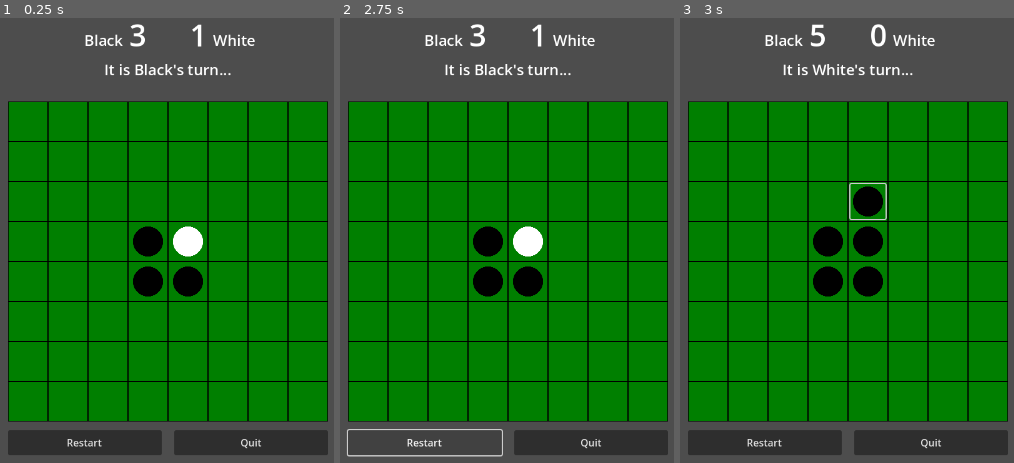
Above: before the commit, frames 1-3 (left to right).
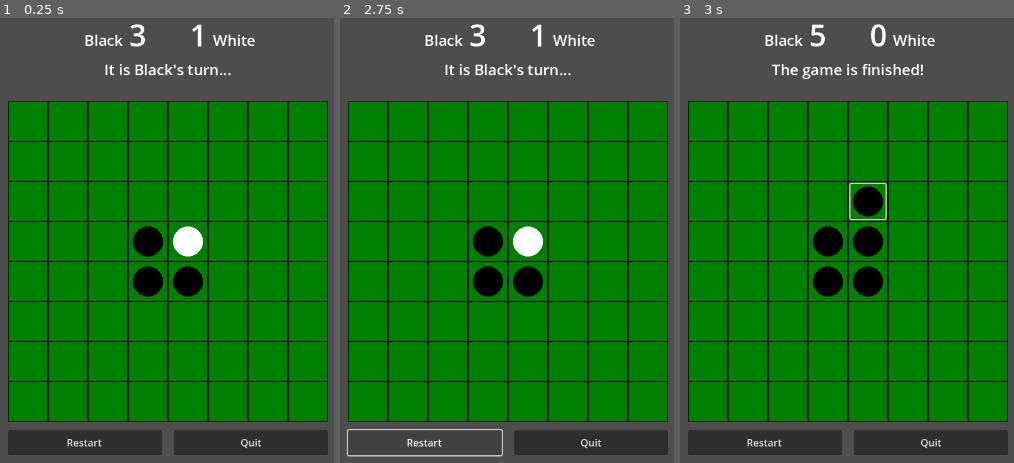
Above: after the commit, the same moments.

Repository: phrasmotica/othello
Game: Godot game, scene res://scenes/game_test.tscn
Same seed, same stepped clock (60 frames per second), same inputs: the game is played once before the commit and once after it. This scene is started directly instead of the project's main scene.
Inputs (mouse positions are in pixels of both pictures, inside the frame that each line leads up to):
- Up to frame 1 (0.25 s): no input
- Up to frame 2 (2.75 s): click "Restart" at 0.5 s; click "Restart" at 1.25 s; click "Restart" at 2 s
- Up to frame 3 (3 s): click (867, 200) at 2.77 s

Frames 1-2 are identical in both runs. In frame 3, 0.6% of the frame differs, in the area x 27-73%, y 10-14%.

Commit message:
Ensure possible plays are computed after the board has performed a set of flips

Diff:
--- a/scripts/board.gd
+++ b/scripts/board.gd
@@ -37,6 +37,7 @@
 
 signal cell_changed(index: int, data: BoardCellData)
 signal state_changed(data: BoardStateData)
+signal flips_finished(indexes: Array[int])
 signal board_reset
 
 func _ready() -> void:
@@ -46,6 +47,7 @@
 
 	if ray_calculator:
 		ray_calculator.requested_flips.connect(board_creator.perform_flips)
+		ray_calculator.requested_flips.connect(flips_finished.emit)
 
 	if score_ui:
 		score_ui.ready.connect(_handle_score_ui_ready)
--- a/scripts/placement_calculator.gd
+++ b/scripts/placement_calculator.gd
@@ -20,6 +20,7 @@
 func _ready() -> void:
 	if board:
 		board.state_changed.connect(_handle_state_changed)
+		board.flips_finished.connect(_handle_flips_finished)
 
 	if turn_tracker:
 		turn_tracker.starting_colour_changed.connect(_handle_starting_colour_changed)
@@ -40,12 +41,21 @@
 func _handle_next_colour_changed(_colour: BoardStateData.CounterType) -> void:
 	refresh()
 
-	var black_play_count := get_plays_for(BoardStateData.CounterType.BLACK)
-	var white_play_count := get_plays_for(BoardStateData.CounterType.WHITE)
+func _handle_flips_finished(_indexes: Array[int]) -> void:
+	compute_plays()
+
+func compute_plays() -> void:
+	for k: int in _board_state.cells_data:
+		var data: BoardCellData = _board_state.cells_data[k]
+		if data.has_counter():
+			print("%d = %d" % [k, data.counter_presence])
+
+	var black_plays := get_plays_for(BoardStateData.CounterType.BLACK)
+	var white_plays := get_plays_for(BoardStateData.CounterType.WHITE)
 
 	computed_plays_available.emit({
-		BoardStateData.CounterType.BLACK: black_play_count,
-		BoardStateData.CounterType.WHITE: white_play_count,
+		BoardStateData.CounterType.BLACK: black_plays,
+		BoardStateData.CounterType.WHITE: white_plays,
 	})
 
 func refresh() -> void:
@@ -59,14 +69,14 @@
 	if board:
 		board.enable_cell(idx, can_place)
 
-func get_plays_for(colour: BoardStateData.CounterType) -> int:
-	var count := 0
+func get_plays_for(colour: BoardStateData.CounterType) -> Array[int]:
+	var plays: Array[int] = []
 
 	for idx: int in _board_state.cells_data.keys():
 		if _can_place(idx, colour):
-			count += 1
+			plays.append(idx)
 
-	return count
+	return plays
 
 func _can_place(idx: int, colour: BoardStateData.CounterType) -> bool:
 	var cell_data: BoardCellData = _board_state.cells_data[idx]
--- a/scripts/turn_tracker.gd
+++ b/scripts/turn_tracker.gd
@@ -48,7 +48,7 @@
 	var colours_that_can_play: Array[BoardStateData.CounterType] = []
 
 	for key: BoardStateData.CounterType in plays.keys():
-		if plays[key] > 0:
+		if plays[key].size() > 0:
 			colours_that_can_play.append(key)
 
 	if colours_that_can_play.size() <= 0:
